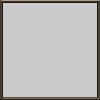
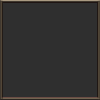
The second 100px x 100px image is a revision of the first. Changes to its layers:
added group "Borders" with 4 layers above "Layer 5 light" over [3,3,97,97]
added layer "Layer 5 light" above "Layer 5" over [3,3,97,97]
hid "Layer 5", opacity 100% → 85%, painted on it over [3,3,97,97]
